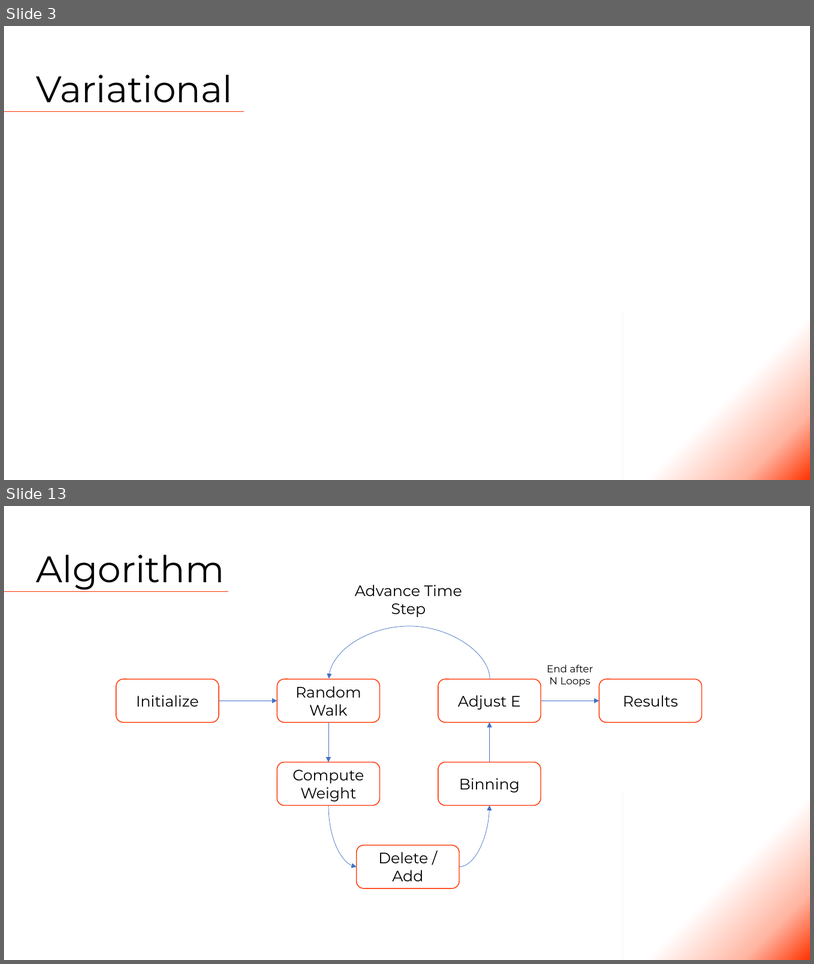
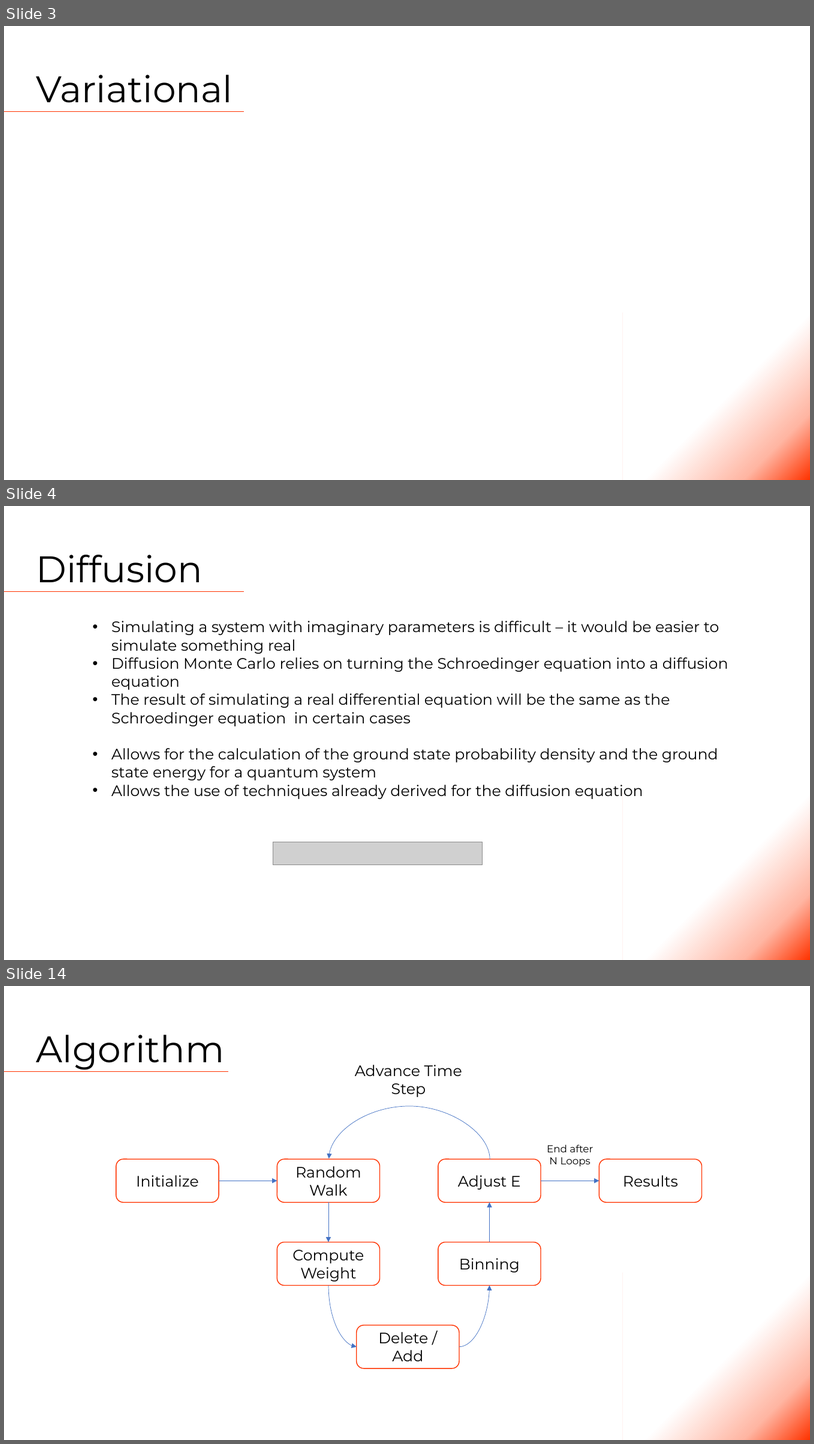
Before and after one commit to Tsintsuntsini/PHYS_581, a slide deck: Presentation1/Quantum Monte Carlo.pptm. Shown one above the other, each under a label of ours: slides 3 and 13 before the commit, slides 3, 4 and 14 after it; the slides between them are not shown. The pictures are 814x964 and 814x1444 pixels, drawn with LibreOffice and Linux fonts; fonts in the diff are those of the drawing; grey boxes stand for pictures. Boxes give left, top, right and bottom in pixels: in the first picture for what was removed or moved away, otherwise in the second. Text is boxed around its words. In the diff, an @@ line names an element or a change of style, - is before the commit and + after.

```diff
--- a/Presentation1/Quantum Monte Carlo.pptm
+++ b/Presentation1/Quantum Monte Carlo.pptm
@@ slide 4 added at (4, 506, 810, 960), background #FFFFFF @@
@@ title added at (36, 555, 203, 583), 44 pt, text #000000 @@
+Diffusion
@@ line added from (4, 592) to (244, 592), #FF3300 0.5 pt @@
@@ text added at (111, 621, 729, 799), 18 pt, text #000000 @@
+• Simulating a system with imaginary parameters is difficult – it would be easier to simulate something real
+• Diffusion Monte Carlo relies on turning the Schroedinger equation into a diffusion equation
+• The result of simulating a real differential equation will be the same as the Schroedinger equation in certain cases
+• Allows for the calculation of the ground state probability density and the ground state energy for a quantum system
+• Allows the use of techniques already derived for the diffusion equation
@@ rectangle added at (623, 793, 810, 960), fill gradient #FF3300 to #FFB6A3 to #FFFFFF @@
@@ picture added at (273, 842, 482, 865) @@
@@ what was slide 13 is now slide 14 @@
```
Also in this commit, not shown: 2 slides changed, 7 other slides added, 7 slides removed, 7 other files.
